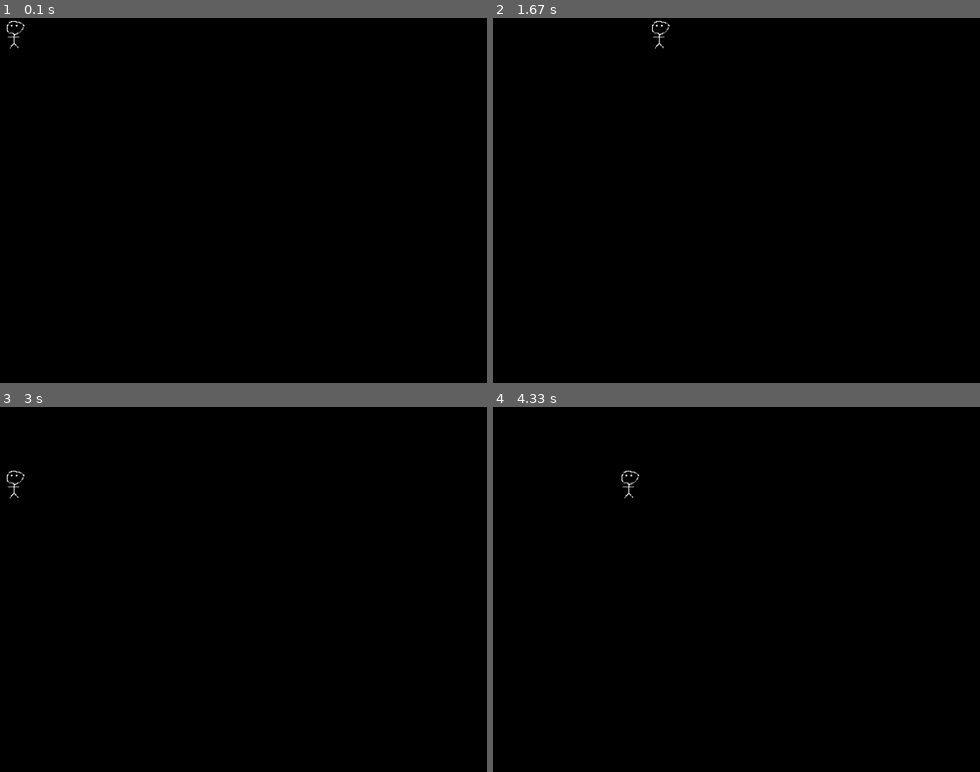
Above: before the commit, frames 1-4 (two rows, left to right).
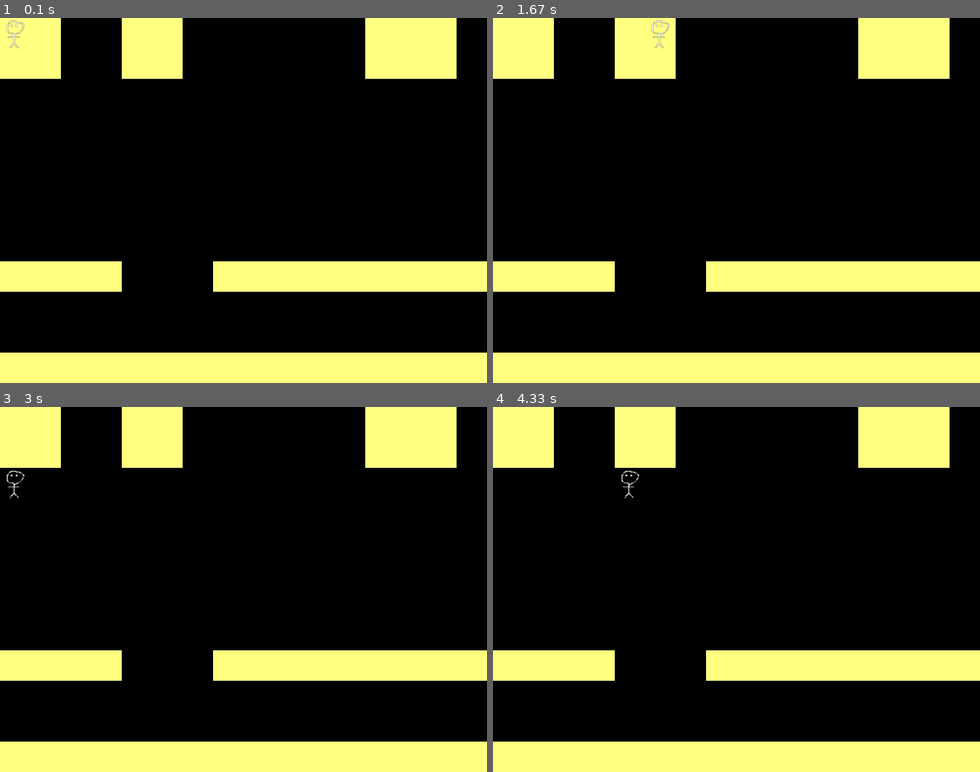
Above: after the commit, the same moments.

Repository: jsbueno/pybr21_pygame_tutorial
Game: pygame game, started from jogo.py
The game is run twice, just before and just after one commit, with the same random seed, the same clock (stepped at 60 frames per second) and the same inputs.
Inputs:
- Up to frame 1 (0.1 s): no input
- Up to frame 2 (1.67 s): hold Right 0.33-0.8 s; hold Right 1.17-1.63 s
- Up to frame 3 (3 s): hold Left 1.67-2.2 s; hold Down 2.23-2.53 s; hold Left 2.57-2.97 s
- Up to frame 4 (4.33 s): hold Up 3-3.37 s; hold Right 3.4-4.03 s; hold Down from 4.07 s (still down)

The runs differ from the first frame. In frame 1, 22% of the frame differs, in the area x 0-100%, y 0-100%; in frame 2, 22%; in frame 3, 22%; in frame 4, 22%.

Commit message:
mapa é desenhado

Diff:
--- a/jogo.py
+++ b/jogo.py
@@ -6,6 +6,16 @@
 w, h = 16, 12
 BLOCO = BL = W / w
 v = 1 / 3
+
+def lemapa(nome):
+    dados = open(nome).readlines()
+    mapa = {}
+    for y, linha in enumerate(dados):
+        linha = linha.strip("\n")
+        for x, letra in enumerate(linha):
+            mapa[x, y] = letra
+    return mapa
+
 
 def movimento(eventos, x, y, vx, vy):
     for evento in eventos:
@@ -25,17 +35,23 @@
     if y >= h: y = h - 1
     return x, y, vx, vy
 
-def desenha(tela, personagem, x, y):
+def desenha(tela, personagem, mapa, x, y):
             tela.fill(FUNDO)
+            for mx in range(0, w):
+                for my in range(0, h):
+                    if mapa.get((mx, my)) == "#":
+                        pygame.draw.rect(tela, (255,255, 128), (mx * BL, my * BL, BL, BL))
             tela.blit(personagem, (round(x) * BL , round(y) * BL))
             # pygame.draw.rect(tela, (255, 0, 0), (int(x) * BL , int(y) * BL, BL, BL))
             pygame.display.flip()
+
 
 def principal():
     tela = pygame.display.set_mode(TAMANHO)
     personagem = pygame.image.load("hominho.png")
     escala = 1 / (personagem.get_width() / BL)
     personagem = pygame.transform.rotozoom(personagem, 0, escala)
+    mapa = lemapa("mapa0.txt")
 
     x, y = (0, 0)
     vx, vy = 0, 0
@@ -43,7 +59,7 @@
     while True:
         eventos = pygame.event.get()
         x, y, vx, vy = movimento(eventos, x, y, vx, vy)
-        desenha(tela, personagem, x, y)
+        desenha(tela, personagem, mapa, x, y)
         pygame.time.delay(60)
 
 try:
--- a/mapa0.txt
+++ b/mapa0.txt
@@ -6,7 +6,7 @@
 
 
 
-####   ########
+####   #########
 
 
-###############
+################
